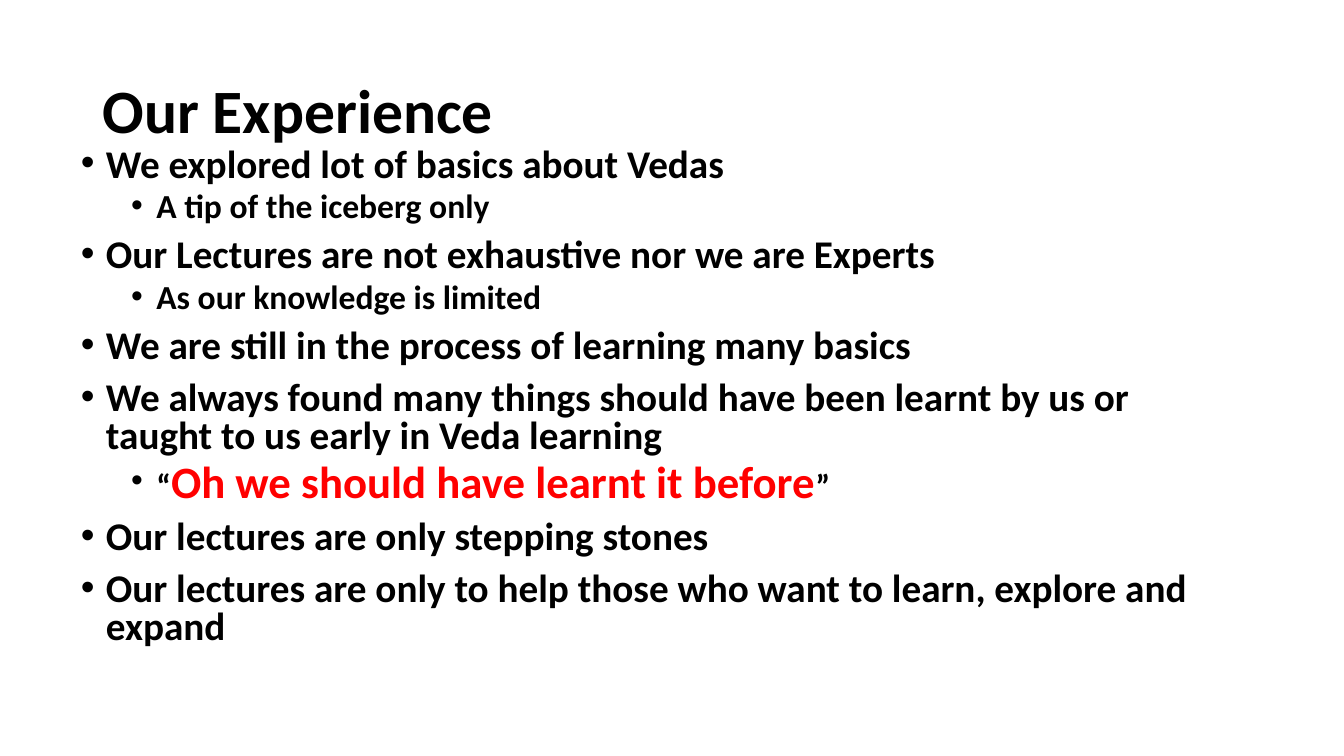
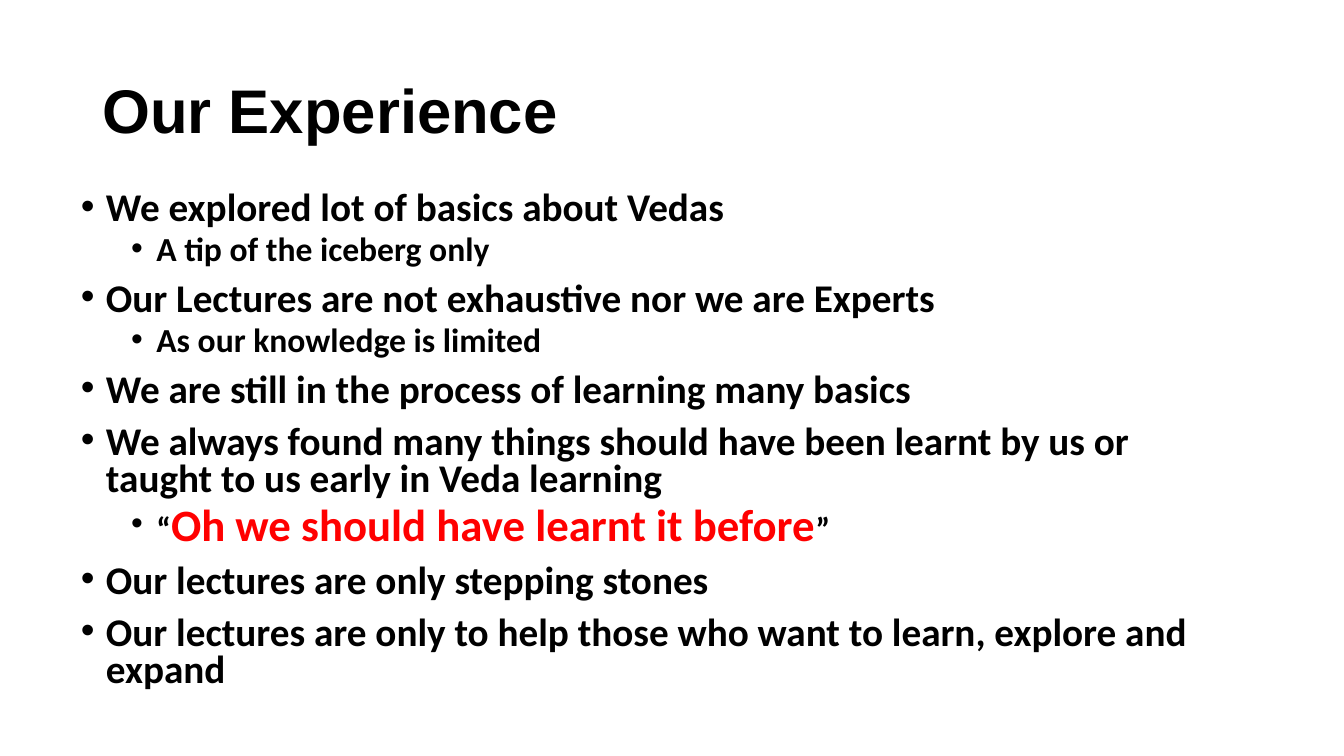
Before and after one commit to KYVeda/texts, a slide deck: slide 3 of Veda Lectures/Veda VMS Lectures Intro.pptx. Drawn at 1344x756 pixels with LibreOffice and Linux fonts; fonts in the diff are those of the drawing. Boxes give left, top, right and bottom in pixels: in the first picture for what was removed or moved away, otherwise in the second. Text is boxed around its words. In the diff, an @@ line names an element or a change of style, - is before the commit and + after.

```diff
--- a/Veda Lectures/Veda VMS Lectures Intro.pptx
+++ b/Veda Lectures/Veda VMS Lectures Intro.pptx
@@ title "Our Experience" at (102,88,557,145): font Calibri to Arial @@
@@ text "We explored lot of basics ...": place and size @@
-text "We explored lot of basics ..." at (106,150,1186,646)
+text "We explored lot of basics ..." at (106,193,1186,689)
```
Also in this commit, not shown: 5 other slides changed, 1 slide added, 3 slides removed, 8 other files.
